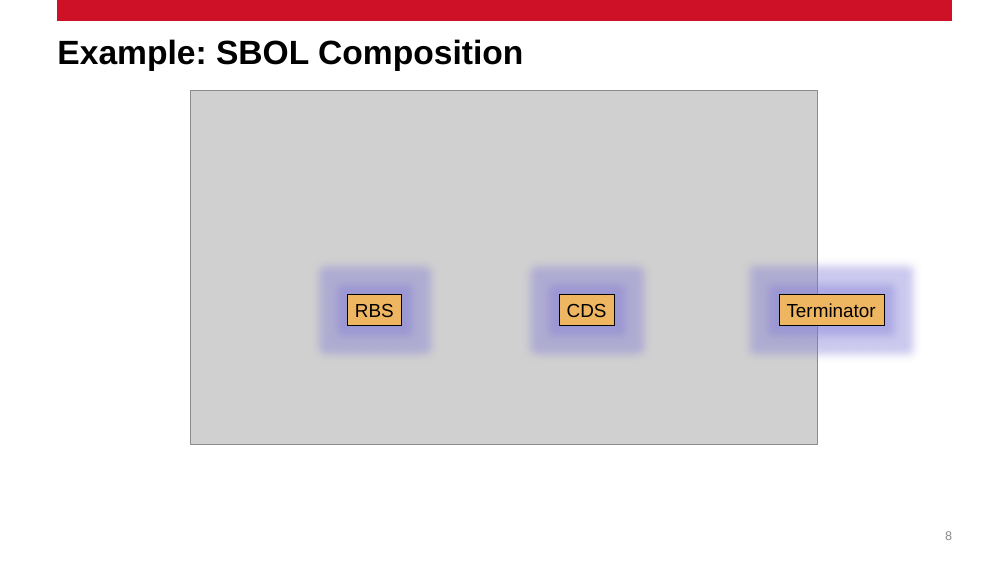
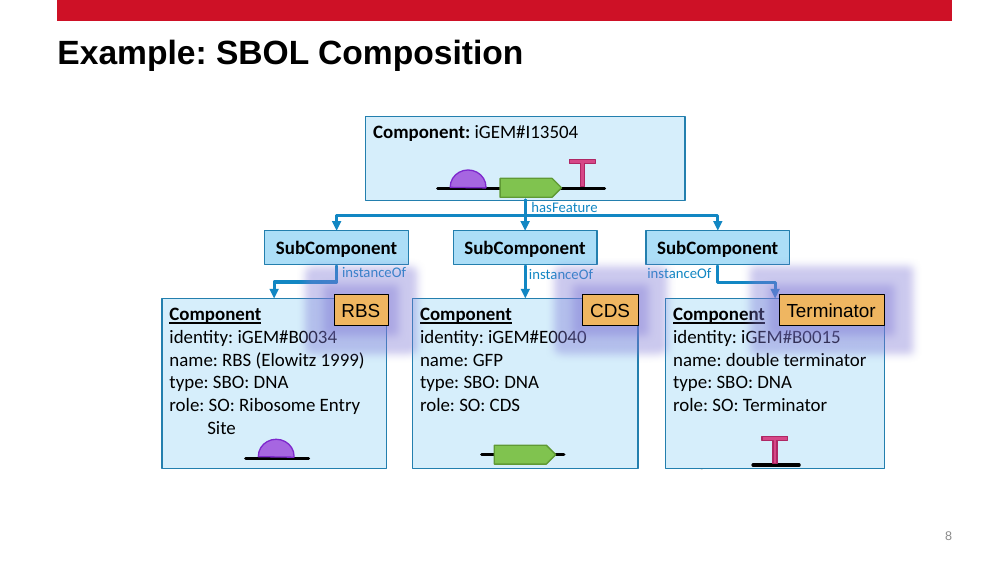
Before and after one commit to SynBioDex/Community-Media, a slide deck: slide 8 of 2021/IWBDA21/pySBOL3-IWBDA-2021.pptx. Drawn at 1008x567 pixels with LibreOffice and Linux fonts; fonts in the diff are those of the drawing; grey boxes stand for pictures; background and template pictures are left out. Boxes give left, top, right and bottom in pixels: in the first picture for what was removed or moved away, otherwise in the second. Text is boxed around its words. In the diff, an @@ line names an element or a change of style, - is before the commit and + after.

```diff
--- a/2021/IWBDA21/pySBOL3-IWBDA-2021.pptx
+++ b/2021/IWBDA21/pySBOL3-IWBDA-2021.pptx
@@ picture removed at [191,91,818,445] @@
@@ group added at [162,116,884,473]: 7 rectangles, 6 elbow arrows, 4 lines, 4 texts, 2 chord (boxed as its full ellipse)s, 2 pentagon arrows, 2 left right up arrows, 1 page number @@
+8
+Component: iGEM#I13504
+Component
+identity: iGEM#B0034
+name: RBS (Elowitz 1999)
+type: SBO: DNA
+role: SO: Ribosome Entry Site
+Component
+identity: iGEM#B0015
+name: double terminator
+type: SBO: DNA
+role: SO: Terminator
+Component
+identity: iGEM#E0040
+name: GFP
+type: SBO: DNA
+role: SO: CDS
+instanceOf
+instanceOf
+instanceOf
+SubComponent
+SubComponent
+SubComponent
+hasFeature
@@ rectangle "RBS": place and size @@
-rectangle "RBS" at [348,295,402,325]
+rectangle "RBS" at [334,295,389,325]
@@ rectangle "CDS": place and size @@
-rectangle "CDS" at [560,295,615,325]
+rectangle "CDS" at [583,295,638,325]
```
Also in this commit, not shown: 3 other slides changed.
